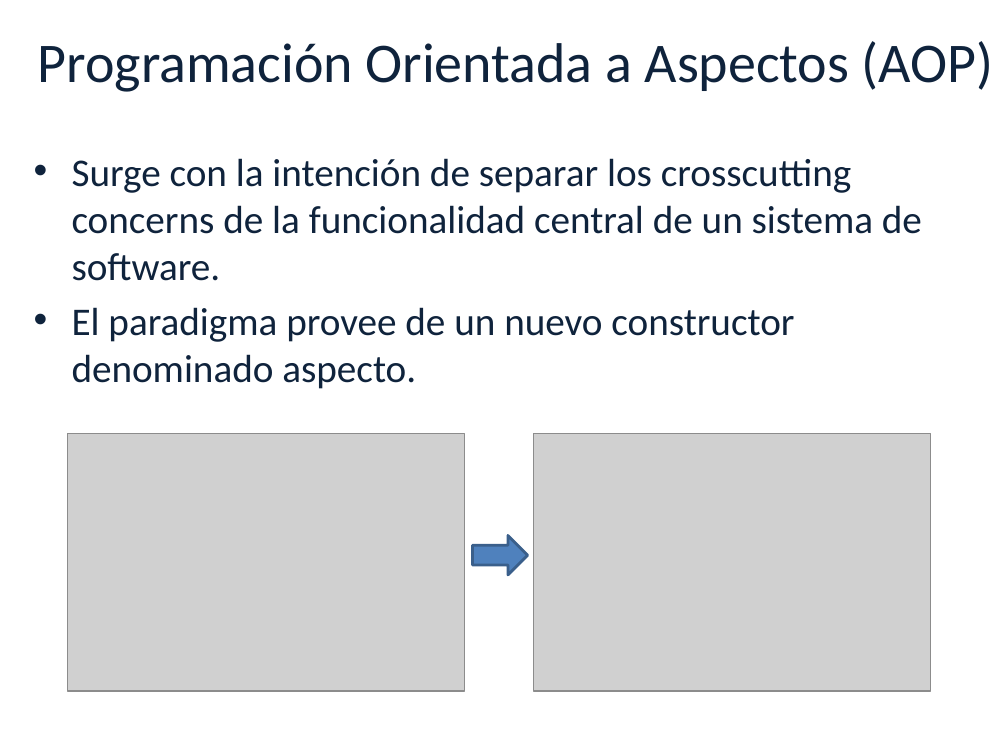
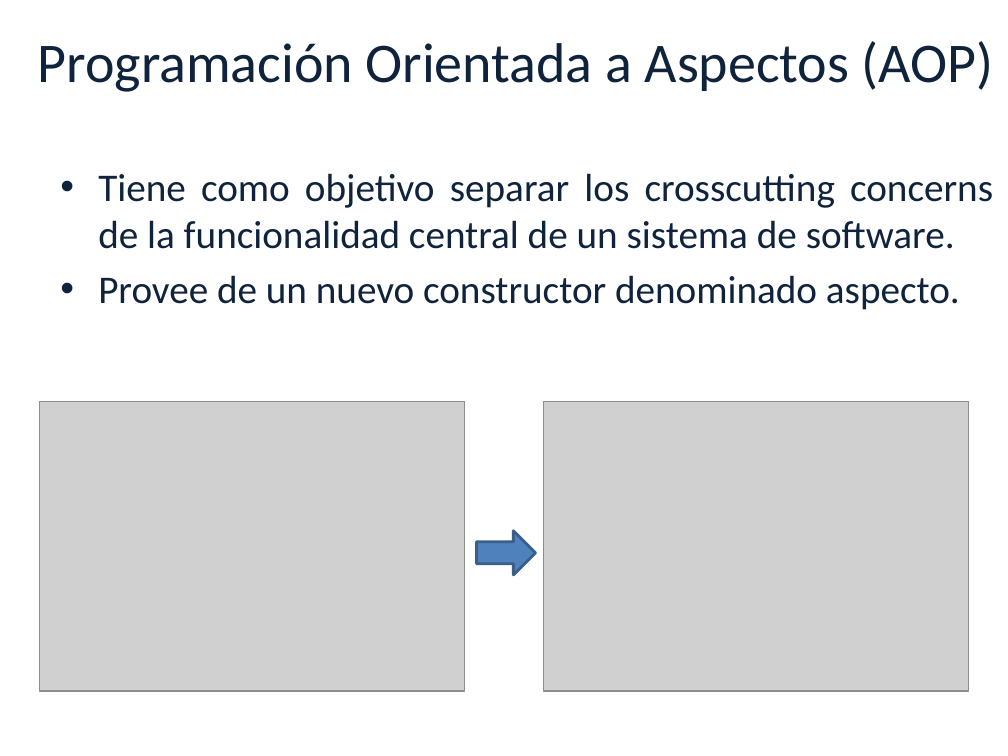
Before and after one commit to luciamasolaP/proyectofinal-informe, a slide deck: slide 8 of presentacion/Aspect Mining2-primera parte.pptx. Drawn at 1008x756 pixels with LibreOffice and Linux fonts; fonts in the diff are those of the drawing; grey boxes stand for pictures; background and template pictures are left out. Boxes give left, top, right and bottom in pixels: in the first picture for what was removed or moved away, otherwise in the second. Text is boxed around its words. In the diff, an @@ line names an element or a change of style, - is before the commit and + after.

```diff
--- a/presentacion/Aspect Mining2-primera parte.pptx
+++ b/presentacion/Aspect Mining2-primera parte.pptx
@@ text at (x1=98, y1=173, x2=993, y2=310): text changed @@
-• Surge con la intención de separar los crosscutting concerns de la funcionalidad central de un sistema de software.
-• El paradigma provee de un nuevo constructor denominado aspecto.
+• Tiene como objetivo separar los crosscutting concerns de la funcionalidad central de un sistema de software.
+• Provee de un nuevo constructor denominado aspecto.
@@ picture resized from (x1=68, y1=433, x2=465, y2=691) to (x1=39, y1=401, x2=465, y2=690) @@
@@ picture resized from (x1=534, y1=433, x2=931, y2=691) to (x1=543, y1=401, x2=969, y2=690) @@
@@ right arrow resized from (x1=473, y1=535, x2=528, y2=575) to (x1=477, y1=530, x2=536, y2=575) @@
```
Also in this commit, not shown: 16 other slides changed.
